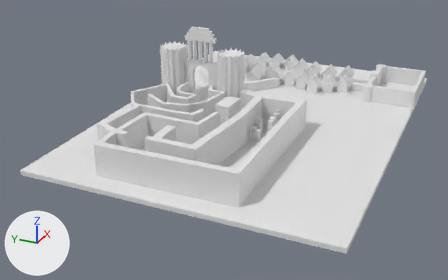
Renders of the Blender file Terrain.blend from each side of a commit.
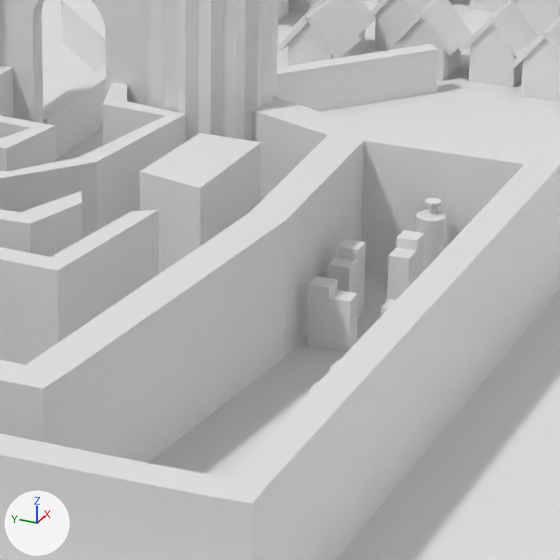
The first picture shows the older version from a 50 mm camera at (-315.0, -54.0, 112.0) aimed at (-77.0, 53.0, -7.0). The close-ups show both versions on the part from 42% to 68% of the width and 24% to 66% of the height of that picture; other places that the commit changed are outside them. Every picture has the same lights, and +X, +Y and +Z are marked at lower left.

In view in the first close-up: 'Altar', 'BigColumn2', 'Bridge', 'Cube.008', 'Cylinder', 'Enterance', 'House.002', 'House.004', 'House.006', 'House.016', 'House.019', 'Maze', 'Terrain'.
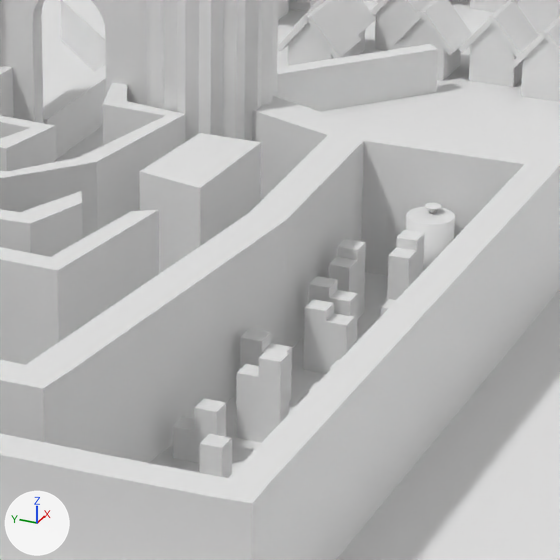
Boxes [x1, y1, x2, y2] around the edits, measured in the close-ups (560 x 560 px):
'Cube.033', added: after [258, 349, 290, 443]
'Cylinder', rescaled (61% wider): before [415, 210, 445, 271]; after [406, 207, 455, 271]
'Cube.032', added: after [236, 364, 259, 442]
'Cube.028', added: after [304, 299, 334, 374]
'Cube.029', added: after [324, 313, 355, 374]
'Cube.035', added: after [194, 398, 226, 464]
'Cube.036', added: after [200, 434, 232, 478]
'Cube.034', added: after [173, 417, 194, 462]
'Cube.030', added: after [240, 329, 271, 369]
'Cube.031', added: after [262, 343, 292, 402]
'Altar', moved: before [425, 198, 442, 214]; after [425, 203, 441, 214]
part 1 of me_cylinder_001, shading changed: before [415, 217, 445, 271]; after [406, 215, 455, 271]
'Cube.008', unchanged, covered by the edit: before [308, 276, 338, 349]; after [308, 276, 338, 304]

What changed in the scene script:
```text
Change me_cylinder_001:
    where me_cylinder_001.from_pydata(...)  # 64 vertices, 34 faces; spans x -1.38..1.38, y -1.38..1.38, z 0.0..8.1
    used by ob_cylinder; location = (-71.1, 30.1, 0.0)
    me_cylinder_001 part 1: all 32 faces centred in x -1.36..1.36, y -1.36..1.36, z 4.05 are now shaded smooth
Add me_cube_045:
    me_cube_045.from_pydata([(-1.0, -1.0, -2.06), (-1.0, -1.0, 2.25), (-1.0, 1.0, -2.06), (-1.0, 1.0, 2.25), (1.0, -1.0, -2.06), (1.0, -1.0, 2.25), (1.0, 1.0, -2.06), (1.0, 1.0, 2.25), (-1.0, -1.0, 1.03), (-1.0, 1.0, 1.03), (1.0, -1.0, 1.03), (1.0, 1.0, 1.03)], [], [(0, 1, 3, 2), (2, 3, 7, 6), (6, 7, 5, 4), (4, 5, 1, 0), (2, 6, 4, 0), (7, 3, 1, 5)])
Add me_cube_043:
    me_cube_043.from_pydata(...)  # a box spanning x -1.0..1.0, y -1.0..1.0, z -3.05..-0.08
Add me_cube_042:
    me_cube_042.from_pydata(...)  # a box spanning x -1.0..1.0, y -1.0..1.0, z -2.55..5.3
Change ob_cylinder:
    ob_cylinder.scale: (1.0, 1.0, 1.0) -> (1.65, 1.65, 1.0)
Change ob_altar:
    ob_altar.location: (-71.1, 30.1, 0.0) -> (-70.3, 30.1, 8.9)
Add ob_cube_036:
    ob_cube_036 = bpy.data.objects.new('Cube.036', me_cube_045)
    ob_cube_036.location = (-115.6, 32.5, 2.1)
Add ob_cube_035:
    ob_cube_035 = bpy.data.objects.new('Cube.035', me_cube_016.copy())  # the mesh of ob_cube_010
    ob_cube_035.location = (-111.2, 34.9, 2.6)
Add ob_cube_034:
    ob_cube_034 = bpy.data.objects.new('Cube.034', me_cube_043)
    ob_cube_034.location = (-111.2, 36.9, 3.1)
Add ob_cube_033:
    ob_cube_033 = bpy.data.objects.new('Cube.033', me_cube_042)
    ob_cube_033.location = (-105.4, 31.6, 2.6)
Add ob_cube_032:
    ob_cube_032 = bpy.data.objects.new('Cube.032', me_cube_014.copy())  # the mesh of ob_cube_008
    ob_cube_032.location = (-105.4, 33.6, 3.1)
Add ob_cube_031:
    ob_cube_031 = bpy.data.objects.new('Cube.031', me_cube_016.copy())  # the mesh of ob_cube_010
    ob_cube_031.location = (-98.6, 34.1, 2.6)
Add ob_cube_030:
    ob_cube_030 = bpy.data.objects.new('Cube.030', me_cube_014.copy())  # the mesh of ob_cube_008
    ob_cube_030.location = (-98.6, 36.1, 3.1)
Add ob_cube_029:
    ob_cube_029 = bpy.data.objects.new('Cube.029', me_cube_016.copy())  # the mesh of ob_cube_010
    ob_cube_029.location = (-90.4, 31.5, 2.6)
Add ob_cube_028:
    ob_cube_028 = bpy.data.objects.new('Cube.028', me_cube_014.copy())  # the mesh of ob_cube_008
    ob_cube_028.location = (-90.4, 33.5, 3.1)
```
